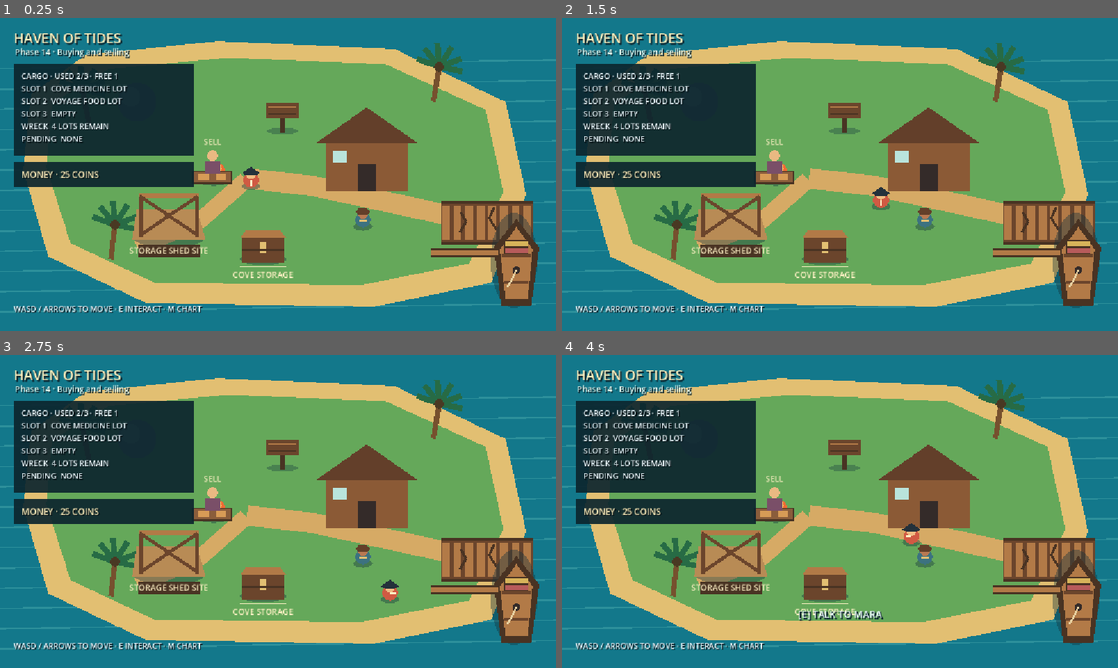
Above: before the commit, frames 1-4 (two rows, left to right).
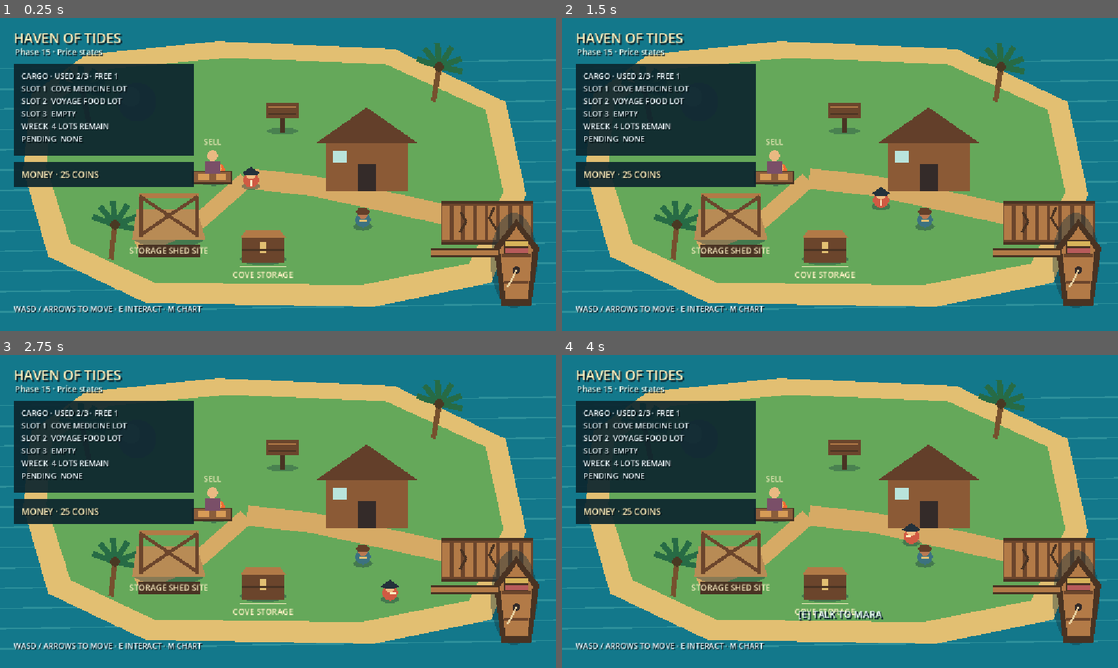
Above: after the commit, the same moments.

Repository: dennisberko/haven-of-tides
Game: Godot game, scene res://scenes/main.tscn
Two runs of this game, one before a commit and one after it. Both use one fixed random seed, a clock stepped at 60 frames per second and the inputs below.
Inputs:
- Up to frame 1 (0.25 s): no input
- Up to frame 2 (1.5 s): tap Enter at 0.5 s; hold D 0.53-1.28 s; hold E 0.53-1.28 s; hold S from 1.28 s (still down); tap X at 1.35 s
- Up to frame 3 (2.75 s): release S at 2.03 s; hold D from 2.03 s (still down); hold 1 from 2.03 s (still down)
- Up to frame 4 (4 s): release D at 2.78 s; release 1 at 2.78 s; hold W 2.78-3.53 s; tap 2 at 2.85 s; hold A from 3.53 s (still down); hold 3 from 3.53 s (still down)

The runs differ from the first frame. In frame 1, 0.2% of the frame differs, in the area x 8-24%, y 9-14%; in frame 2, 0.2%; in frame 3, 0.2%; in frame 4, 0.2%.

Commit message:
complete phase 15 price states

Diff:
--- a/scenes/main.tscn
+++ b/scenes/main.tscn
@@ -243,7 +243,7 @@
 theme_override_constants/shadow_offset_x = 2
 theme_override_constants/shadow_offset_y = 2
 theme_override_font_sizes/font_size = 17
-text = "Phase 14 · Buying and selling"
+text = "Phase 15 · Price states"
 
 [node name="RequestView" type="ColorRect" parent="Interface"]
 visible = false
@@ -474,7 +474,7 @@
 theme_override_colors/font_color = Color(0.933333, 0.980392, 1, 1)
 theme_override_constants/line_spacing = 8
 theme_override_font_sizes/font_size = 21
-text = "ONE GOOD · FIXED PRICE"
+text = "ONE GOOD · PRICE STATE · FIXED PRICE"
 horizontal_alignment = 1
 
 [node name="TradeResult" type="Label" parent="Interface/TradeView"]
--- a/scripts/main.gd
+++ b/scripts/main.gd
@@ -608,33 +608,37 @@
 	_last_trade_action = "BUY_ONE_%s" % TradeContact.GOOD_NAME.replace(" ", "_")
 	var money_before := money
 	var cargo_before: Array[String] = ship.get_cargo_lots()
+	var fixed_price: int = _active_trade_contact.get_fixed_price()
+	var money_preview: Dictionary = _active_trade_contact.get_money_preview(
+		money_before
+	)
 	var denial_reasons := PackedStringArray()
-	if money < TradeContact.BUY_PRICE:
-		denial_reasons.append("NEED %d COINS" % TradeContact.BUY_PRICE)
+	if money < fixed_price:
+		denial_reasons.append("NEED %d COINS" % fixed_price)
 	if not ship.can_keep_cargo_lot():
 		denial_reasons.append("NO FREE SHIP CARGO SLOT")
 	if not denial_reasons.is_empty():
 		_trade_denied_purchase_count += 1
 		_last_trade_result = "PURCHASE DENIED · %s" % " · ".join(denial_reasons)
-		_record_trade_attempt(money_before, cargo_before, false)
+		_record_trade_attempt(money_before, cargo_before, money_preview, false)
 		return
 
 	if not ship.keep_cargo_lot(TradeContact.GOOD_NAME):
 		_trade_denied_purchase_count += 1
 		_last_trade_result = "PURCHASE DENIED · SHIP CARGO DID NOT CHANGE"
-		_record_trade_attempt(money_before, cargo_before, false)
-		return
-
-	money -= TradeContact.BUY_PRICE
+		_record_trade_attempt(money_before, cargo_before, money_preview, false)
+		return
+
+	money -= fixed_price
 	_trade_bought_lot_count += 1
 	_trade_purchase_money_snapshot = money
 	_trade_purchase_cargo_snapshot = ship.get_cargo_lots()
 	_trade_persistence_holds = true
 	_last_trade_result = "BOUGHT 1 %s · PAID %d COINS" % [
 		TradeContact.GOOD_NAME,
-		TradeContact.BUY_PRICE,
+		fixed_price,
 	]
-	_record_trade_attempt(money_before, cargo_before, true)
+	_record_trade_attempt(money_before, cargo_before, money_preview, true)
 	_successful_purchase_evidence = _last_trade_attempt_evidence.duplicate(true)
 
 
@@ -650,48 +654,70 @@
 	_last_trade_action = "SELL_ONE_%s" % TradeContact.GOOD_NAME.replace(" ", "_")
 	var money_before := money
 	var cargo_before: Array[String] = ship.get_cargo_lots()
+	var fixed_price: int = _active_trade_contact.get_fixed_price()
+	var money_preview: Dictionary = _active_trade_contact.get_money_preview(
+		money_before
+	)
 	if not cargo_before.has(TradeContact.GOOD_NAME):
 		_trade_denied_sale_count += 1
 		_last_trade_result = "SALE DENIED · NO %s IN SHIP CARGO" % TradeContact.GOOD_NAME
-		_record_trade_attempt(money_before, cargo_before, false)
+		_record_trade_attempt(money_before, cargo_before, money_preview, false)
 		return
 
 	if not ship.remove_cargo_lot(TradeContact.GOOD_NAME):
 		_trade_denied_sale_count += 1
 		_last_trade_result = "SALE DENIED · SHIP CARGO DID NOT CHANGE"
-		_record_trade_attempt(money_before, cargo_before, false)
-		return
-
-	money += TradeContact.SELL_PRICE
+		_record_trade_attempt(money_before, cargo_before, money_preview, false)
+		return
+
+	money += fixed_price
 	_trade_sold_lot_count += 1
 	_last_trade_result = "SOLD 1 %s · RECEIVED %d COINS" % [
 		TradeContact.GOOD_NAME,
-		TradeContact.SELL_PRICE,
+		fixed_price,
 	]
-	_record_trade_attempt(money_before, cargo_before, true)
+	_record_trade_attempt(money_before, cargo_before, money_preview, true)
 	_successful_sale_evidence = _last_trade_attempt_evidence.duplicate(true)
 
 
 func _record_trade_attempt(
 	money_before: int,
 	cargo_before: Array[String],
+	money_preview: Dictionary,
 	success: bool,
 ) -> void:
 	var cargo_after: Array[String] = ship.get_cargo_lots()
+	var preview_matches_actual := (
+		money == int(money_preview["money_after"])
+		and money - money_before == int(money_preview["money_delta"])
+	)
 	_last_trade_attempt_evidence = {
 		"action": _last_trade_action,
 		"result": _last_trade_result,
 		"success": success,
 		"good_name": TradeContact.GOOD_NAME,
-		"buy_price": TradeContact.BUY_PRICE,
-		"sell_price": TradeContact.SELL_PRICE,
+		"price_state": money_preview["price_state"],
+		"fixed_price": money_preview["fixed_price"],
+		"fixed_price_map": TradeContact.get_fixed_price_map(),
+		"buy_price": TradeContact.get_fixed_price_map()["CHEAP"],
+		"sell_price": TradeContact.get_fixed_price_map()["VALUABLE"],
+		"money_preview_before": money_preview["money_before"],
+		"money_preview_after": money_preview["money_after"],
+		"money_preview_delta": money_preview["money_delta"],
 		"money_before": money_before,
 		"money_after": money,
 		"cargo_before": cargo_before,
 		"cargo_after": cargo_after,
 		"money_delta": money - money_before,
 		"cargo_delta": cargo_after.size() - cargo_before.size(),
+		"preview_matches_actual": success and preview_matches_actual,
+		"successful_preview_requirement_holds": (
+			not success or preview_matches_actual
+		),
 		"no_state_change": money == money_before and cargo_after == cargo_before,
+		"denied_no_state_change": (
+			not success and money == money_before and cargo_after == cargo_before
+		),
 		"money_not_negative": money >= 0,
 		"cargo_limit_not_exceeded": cargo_after.size() <= ship.get_cargo_limit(),
 	}
@@ -1848,15 +1874,26 @@
 		var cargo_lots: Array[String] = ship.get_cargo_lots()
 		var used_slots := cargo_lots.size()
 		var free_slots: int = ship.get_cargo_limit() - used_slots
+		var price_state: String = _active_trade_contact.get_price_state_name()
+		var fixed_price: int = _active_trade_contact.get_fixed_price()
+		var money_preview: Dictionary = _active_trade_contact.get_money_preview(money)
+		var money_delta: int = int(money_preview["money_delta"])
+		var money_delta_text := (
+			"+%d" % money_delta if money_delta > 0 else "%d" % money_delta
+		)
 		trade_title.text = _active_trade_contact.get_display_name()
 		if _active_trade_contact.is_port_trader():
 			trade_details.text = (
-				"GOOD · %s\nFIXED BUY PRICE · %d COINS\n"
-				+ "MONEY · %d COINS\nSHIP CARGO · USED %d/%d · FREE %d"
+				"GOOD · %s · %s\nFIXED PRICE · %d COINS\n"
+				+ "MONEY CHANGE · %d -> %d (%s)\n"
+				+ "SHIP CARGO · USED %d/%d · FREE %d"
 			) % [
 				TradeContact.GOOD_NAME,
-				TradeContact.BUY_PRICE,
-				money,
+				price_state,
+				fixed_price,
+				money_preview["money_before"],
+				money_preview["money_after"],
+				money_delta_text,
 				used_slots,
 				ship.get_cargo_limit(),
 				free_slots,
@@ -1864,13 +1901,17 @@
 			trade_controls.text = "[E] BUY ONE LOT · [X] CLOSE"
 		else:
 			trade_details.text = (
-				"GOOD · %s\nFIXED SELL PRICE · %d COINS\n"
-				+ "MONEY · %d COINS\nSHIP CARGO · USED %d/%d · FREE %d\n"
+				"GOOD · %s · %s\nFIXED PRICE · %d COINS\n"
+				+ "MONEY CHANGE · %d -> %d (%s)\n"
+				+ "SHIP CARGO · USED %d/%d · FREE %d\n"
 				+ "%s AVAILABLE · %d LOT"
 			) % [
 				TradeContact.GOOD_NAME,
-				TradeContact.SELL_PRICE,
-				money,
+				price_state,
+				fixed_price,
+				money_preview["money_before"],
+				money_preview["money_after"],
+				money_delta_text,
 				used_slots,
 				ship.get_cargo_limit(),
 				free_slots,
@@ -2388,6 +2429,9 @@
 	)
 	var port_trader_state: Dictionary = port_trader.get_playtest_state()
 	var cove_buyer_state: Dictionary = cove_buyer.get_playtest_state()
+	var active_trade_preview := {}
+	if _active_trade_contact != null:
+		active_trade_preview = _active_trade_contact.get_money_preview(money)
 	var physical_cargo_total: int = int(
 		ship_state["cargo_used_slots"]
 		+ wreck_state["wreck_salvage_lot_count"]
@@ -2707,8 +2751,25 @@
 		"player_near_port_trader": _player_near_port_trader,
 		"player_near_cove_buyer": _player_near_cove_buyer,
 		"trade_good_name": TradeContact.GOOD_NAME,
-		"trade_buy_price": TradeContact.BUY_PRICE,
-		"trade_sell_price": TradeContact.SELL_PRICE,
+		"trade_fixed_price_map": TradeContact.get_fixed_price_map(),
+		"trade_price_state_count": TradeContact.PriceState.size(),
+		"trade_shown_good_count_per_contact": 1,
+		"trade_each_shown_good_has_exactly_one_state": (
+			int(port_trader_state["shown_good_state_count"]) == 1
+			and int(cove_buyer_state["shown_good_state_count"]) == 1
+		),
+		"port_trade_price_state": port_trader_state["price_state"],
+		"port_trade_fixed_price": port_trader_state["fixed_price"],
+		"cove_trade_price_state": cove_buyer_state["price_state"],
+		"cove_trade_fixed_price": cove_buyer_state["fixed_price"],
+		"trade_price_states_fixed": (
+			port_trader_state["price_state"] == "CHEAP"
+			and int(port_trader_state["fixed_price"]) == 20
+			and cove_buyer_state["price_state"] == "VALUABLE"
+			and int(cove_buyer_state["fixed_price"]) == 30
+		),
+		"trade_buy_price": port_trader_state["fixed_price"],
+		"trade_sell_price": cove_buyer_state["fixed_price"],
 		"starting_money": STARTING_MONEY,
 		"money": money,
 		"money_not_negative": money >= 0,
@@ -2738,6 +2799,17 @@
 			if _active_trade_contact != null
 			else ""
 		),
+		"active_trade_price_state": (
+			_active_trade_contact.get_price_state_name()
+			if _active_trade_contact != null
+			else ""
+		),
+		"active_trade_fixed_price": (
+			_active_trade_contact.get_fixed_price()
+			if _active_trade_contact != null
+			else 0
+		),
+		"active_trade_money_preview": active_trade_preview.duplicate(true),
 		"last_trade_action": _last_trade_action,
 		"last_trade_result": _last_trade_result,
 		"last_trade_attempt_evidence": _last_trade_attempt_evidence.duplicate(true),
--- a/scripts/trade_contact.gd
+++ b/scripts/trade_contact.gd
@@ -6,9 +6,25 @@
 	COVE_BUYER,
 }
 
+enum PriceState {
+	CHEAP,
+	NORMAL,
+	VALUABLE,
+}
+
 const GOOD_NAME := "SPICE LOT"
-const BUY_PRICE := 20
-const SELL_PRICE := 30
+const CHEAP_PRICE := 20
+const NORMAL_PRICE := 25
+const VALUABLE_PRICE := 30
+const FIXED_PRICES := {
+	PriceState.CHEAP: CHEAP_PRICE,
+	PriceState.NORMAL: NORMAL_PRICE,
+	PriceState.VALUABLE: VALUABLE_PRICE,
+}
+const CONTACT_PRICE_STATES := {
+	ContactKind.PORT_TRADER: PriceState.CHEAP,
+	ContactKind.COVE_BUYER: PriceState.VALUABLE,
+}
 const PORT_SHORE_ID := "port"
 const COVE_SHORE_ID := "cove"
 
@@ -33,6 +49,41 @@
 	return PORT_SHORE_ID if is_port_trader() else COVE_SHORE_ID
 
 
+func get_price_state() -> int:
+	return int(CONTACT_PRICE_STATES[contact_kind])
+
+
+func get_price_state_name() -> String:
+	return String(PriceState.keys()[get_price_state()])
+
+
+func get_fixed_price() -> int:
+	return int(FIXED_PRICES[get_price_state()])
+
+
+func get_money_delta() -> int:
+	return -get_fixed_price() if is_port_trader() else get_fixed_price()
+
+
+func get_money_preview(money_before: int) -> Dictionary:
+	var money_delta := get_money_delta()
+	return {
+		"money_before": money_before,
+		"money_after": money_before + money_delta,
+		"money_delta": money_delta,
+		"price_state": get_price_state_name(),
+		"fixed_price": get_fixed_price(),
+	}
+
+
+static func get_fixed_price_map() -> Dictionary:
+	return {
+		"CHEAP": CHEAP_PRICE,
+		"NORMAL": NORMAL_PRICE,
+		"VALUABLE": VALUABLE_PRICE,
+	}
+
+
 func get_playtest_state() -> Dictionary:
 	var interaction_range := 0.0
 	var interaction_region_count := 0
@@ -53,8 +104,15 @@
 		"interaction_region_count": interaction_region_count,
 		"interaction_range": interaction_range,
 		"good_name": GOOD_NAME,
-		"buy_price": BUY_PRICE,
-		"sell_price": SELL_PRICE,
+		"shown_good_count": 1,
+		"shown_good_state_count": 1,
+		"price_state": get_price_state_name(),
+		"price_state_index": get_price_state(),
+		"fixed_price": get_fixed_price(),
+		"fixed_price_map": get_fixed_price_map(),
+		"state_fixed_for_contact_kind": true,
+		"buy_price": CHEAP_PRICE,
+		"sell_price": VALUABLE_PRICE,
 	}
 
 
Not shown, changed: docs/phases/15-price-states.md
